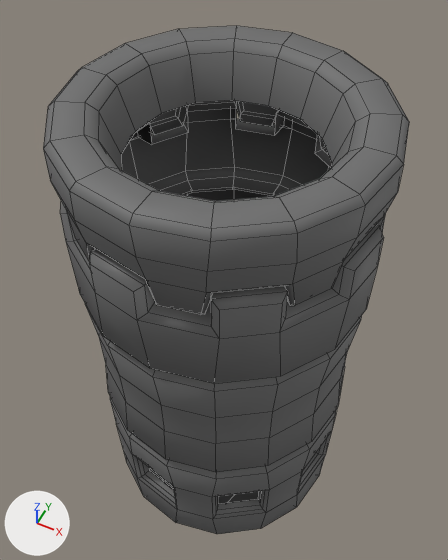
What one commit did to the FBX model T.I. 5 - RPG/Assets/FBX/SceneObjects/Mayan/BraseiroAsteca.fbx.
One viewpoint serves both versions: a camera (50 mm lens) standing at (0.441, -0.89, 1.892) and looking at (-0.038, 0.067, 0.696). Arrows for +X, +Y and +Z are at lower left; the lights stay in place. Mesh edges are drawn as thin lines. Where no turn or scale is listed for an object, it has been applied to the vertices.

In view in the first picture: 'BraseiroAsteca'.
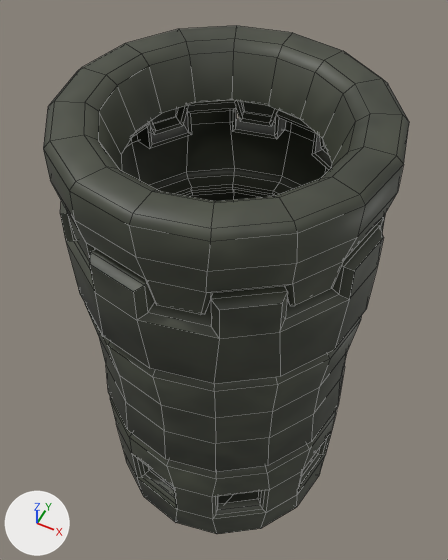
Boxes (x1, y1, x2, y2) around the edits, measured in the pictures (448 x 560 px):
part 1 of me_braseiroasteca, added (black): after (121, 100, 331, 504)
part 2 of me_braseiroasteca, recoloured: (43, 26, 409, 534) in both

What the commit changed:
Picture 'AztecBrazierAlbedo.png' (img_aztecbrazieralbedo_png) is new.
Material 'AztecBrazierMat' (mat_aztecbraziermat) is new.
Its texture is img_aztecbrazieralbedo_png.
me_braseiroasteca is used by ob_braseiroasteca; location (0.0, 0.0, 0.0).
me_braseiroasteca had 697 vertices, 616 faces and spanned x -0.338..0.338, y -0.338..0.338, z 0.001..1.254.
me_braseiroasteca now has 1394 vertices, 1408 faces and spans x -0.338..0.338, y -0.338..0.338, z 0.001..1.254.
me_braseiroasteca part 1: 697 vertices added at x -0.328..0.328, y -0.328..0.328, z 0.01..1.244.
me_braseiroasteca part 2: 616 faces spanning x -0.338..0.338, y -0.338..0.338, z 0.001..1.254 switch from mat_pedratemp (dark grey #6d6d6d) to mat_aztecbraziermat (picture img_aztecbrazieralbedo_png).
